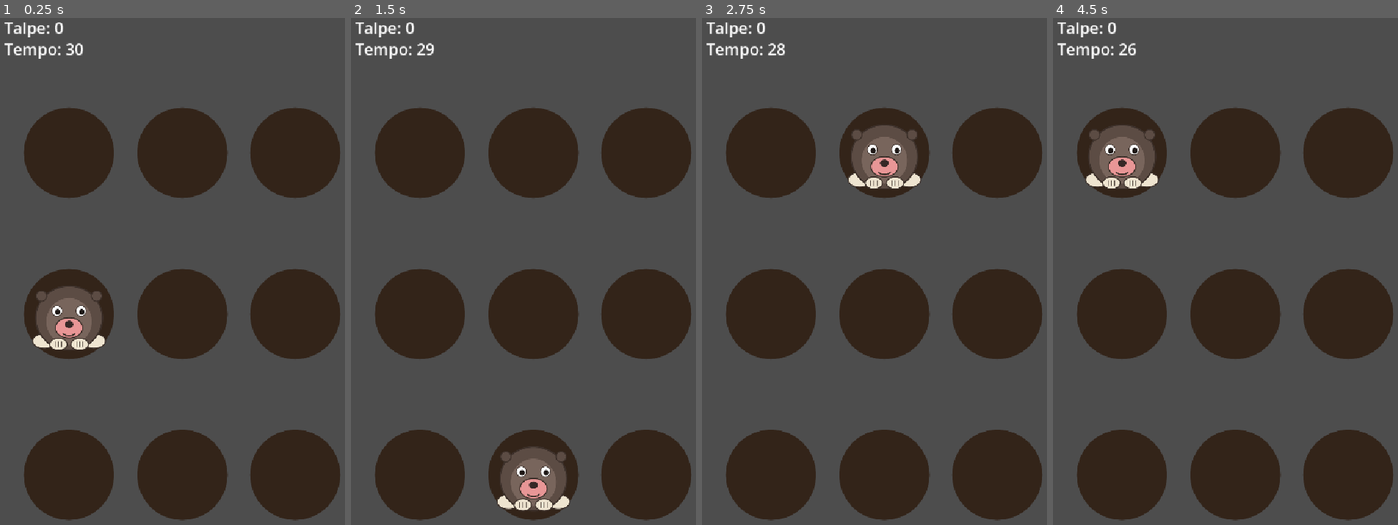
Above: before the commit, frames 1-4 (left to right).
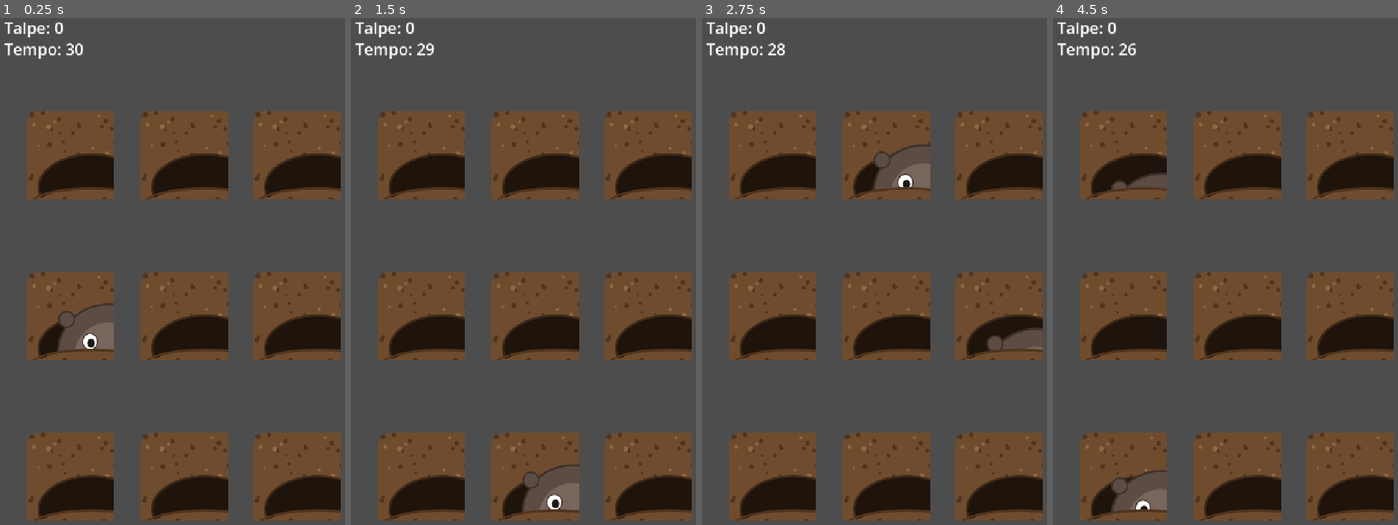
Above: after the commit, the same moments.

Repository: nicolaregge-pulse/corso-godot
Game: Godot game, scene res://main.tscn
Same seed, same stepped clock (60 frames per second), same inputs: the game is played once before the commit and once after it.
Inputs (mouse positions are in pixels of both pictures, inside the frame that each line leads up to):
- Up to frame 1 (0.25 s): no input
- Up to frame 2 (1.5 s): click (420, 154) at 0.52 s; click (533, 154) at 1.27 s
- Up to frame 3 (2.75 s): click (998, 154) at 2.02 s
- Up to frame 4 (4.5 s): click (1122, 312) at 2.77 s; click (1235, 312) at 3.52 s; click (1349, 312) at 4.27 s

The runs differ from the first frame. In frame 1, 30% of the frame differs, in the area x 6-99%, y 17-100%; in frame 2, 30%; in frame 3, 30%; in frame 4, 30%.

Commit message:
Acchiappa la talpa: la talpa spunta dalla terra
Il buco ora e' terra (buco.png) con l'apertura scura; la talpa sale
dal buco con un'animazione e la terra davanti (lembo.png) le nasconde le
zampe. Tre strati per buco, con clip. Riesportato sul web.

Co-Authored-By: Claude Opus 4.8 <noreply@anthropic.com>
Claude-Session: https://claude.ai/code/session_01Vq5FU5TvjomBhpm5HhNzUc

Diff:
--- a/acchiappa-la-talpa/main.gd
+++ b/acchiappa-la-talpa/main.gd
@@ -27,9 +27,17 @@
 var tempo_prossima: float = 0.0
 var in_gioco: bool = true
 var talpa_tex: Texture2D
+var buco_tex: Texture2D
+var lembo_tex: Texture2D
+var talpe: Array = []
+var tw_talpe: Array = []
+var mole_su: float = 0.0
+var mole_giu: float = 0.0
 
 func _ready() -> void:
 	talpa_tex = load("res://talpa.png")
+	buco_tex = load("res://buco.png")
+	lembo_tex = load("res://lembo.png")
 	_crea_buchi()
 	punteggioVar.position = Vector2(24, 24)
 	punteggioVar.add_theme_font_size_override("font_size", 30)
@@ -55,6 +63,8 @@
 	var passo_x: float = area_l / float(COLONNE)
 	var passo_y: float = area_h / float(RIGHE)
 	var lato: float = min(passo_x, passo_y) * 0.80
+	mole_su = lato * 0.10
+	mole_giu = lato * 0.62
 	var i: int = 0
 	for r in RIGHE:
 		for c in COLONNE:
@@ -62,14 +72,35 @@
 			b.size = Vector2(lato, lato)
 			b.position = Vector2(margine + c * passo_x + (passo_x - lato) / 2.0, top + r * passo_y + (passo_y - lato) / 2.0)
 			b.focus_mode = Control.FOCUS_NONE
-			b.expand_icon = true
-			var stile: StyleBoxFlat = StyleBoxFlat.new()
-			stile.bg_color = COLORE_BUCO
-			stile.set_corner_radius_all(int(lato * 0.5))
-			b.add_theme_stylebox_override("normal", stile)
-			b.add_theme_stylebox_override("hover", stile)
-			b.add_theme_stylebox_override("pressed", stile)
-			b.add_theme_stylebox_override("focus", StyleBoxEmpty.new())
+			b.clip_contents = true
+			var vuoto: StyleBoxEmpty = StyleBoxEmpty.new()
+			b.add_theme_stylebox_override("normal", vuoto)
+			b.add_theme_stylebox_override("hover", vuoto)
+			b.add_theme_stylebox_override("pressed", vuoto)
+			b.add_theme_stylebox_override("focus", vuoto)
+			# terra dietro, con l'apertura scura del buco
+			var dietro: TextureRect = TextureRect.new()
+			dietro.texture = buco_tex
+			dietro.size = Vector2(lato, lato)
+			dietro.mouse_filter = Control.MOUSE_FILTER_IGNORE
+			b.add_child(dietro)
+			# la talpa, che sale dal buco
+			var mole: TextureRect = TextureRect.new()
+			mole.texture = talpa_tex
+			mole.stretch_mode = TextureRect.STRETCH_KEEP_ASPECT_CENTERED
+			var mw: float = lato * 0.64
+			mole.size = Vector2(mw, mw)
+			mole.position = Vector2((lato - mw) / 2.0, mole_giu)
+			mole.mouse_filter = Control.MOUSE_FILTER_IGNORE
+			b.add_child(mole)
+			talpe.append(mole)
+			tw_talpe.append(null)
+			# lembo di terra davanti, nasconde le zampe quando spunta
+			var davanti: TextureRect = TextureRect.new()
+			davanti.texture = lembo_tex
+			davanti.size = Vector2(lato, lato)
+			davanti.mouse_filter = Control.MOUSE_FILTER_IGNORE
+			b.add_child(davanti)
 			var idx: int = i
 			b.pressed.connect(func() -> void: _colpita(idx))
 			add_child(b)
@@ -99,11 +130,28 @@
 		while nuovo == talpa_attiva:
 			nuovo = randi() % buchi.size()
 	talpa_attiva = nuovo
-	buchi[talpa_attiva].icon = talpa_tex
+	_alza_talpa(talpa_attiva)
 	tempo_prossima = TEMPO_TALPA
 
 func _spegni(i: int) -> void:
-	buchi[i].icon = null
+	_abbassa_talpa(i)
+
+func _alza_talpa(i: int) -> void:
+	var m: TextureRect = talpe[i]
+	if tw_talpe[i] != null and tw_talpe[i].is_valid():
+		tw_talpe[i].kill()
+	m.position.y = mole_giu
+	var tw: Tween = create_tween()
+	tw.tween_property(m, "position:y", mole_su, 0.20).set_trans(Tween.TRANS_BACK).set_ease(Tween.EASE_OUT)
+	tw_talpe[i] = tw
+
+func _abbassa_talpa(i: int) -> void:
+	var m: TextureRect = talpe[i]
+	if tw_talpe[i] != null and tw_talpe[i].is_valid():
+		tw_talpe[i].kill()
+	var tw: Tween = create_tween()
+	tw.tween_property(m, "position:y", mole_giu, 0.13)
+	tw_talpe[i] = tw
 
 func _colpita(idx: int) -> void:
 	if not in_gioco:
Binary file added: acchiappa-la-talpa/buco.png
Not shown, added: acchiappa-la-talpa/buco.png.import
Binary file added: acchiappa-la-talpa/lembo.png
Not shown, added: acchiappa-la-talpa/lembo.png.import
Not shown, changed: docs/talpa/index.html
Not shown, changed: docs/talpa/index.pck
